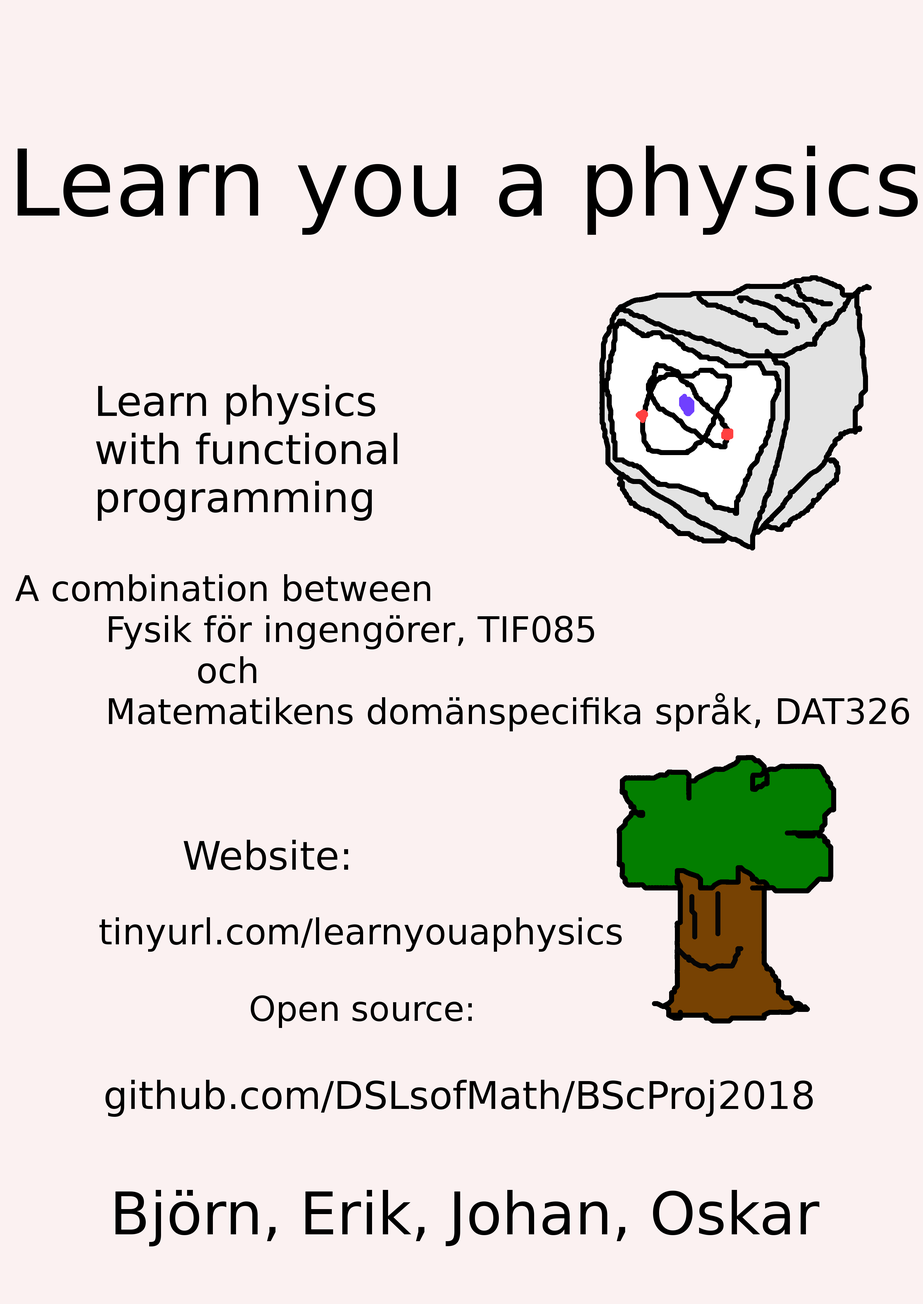
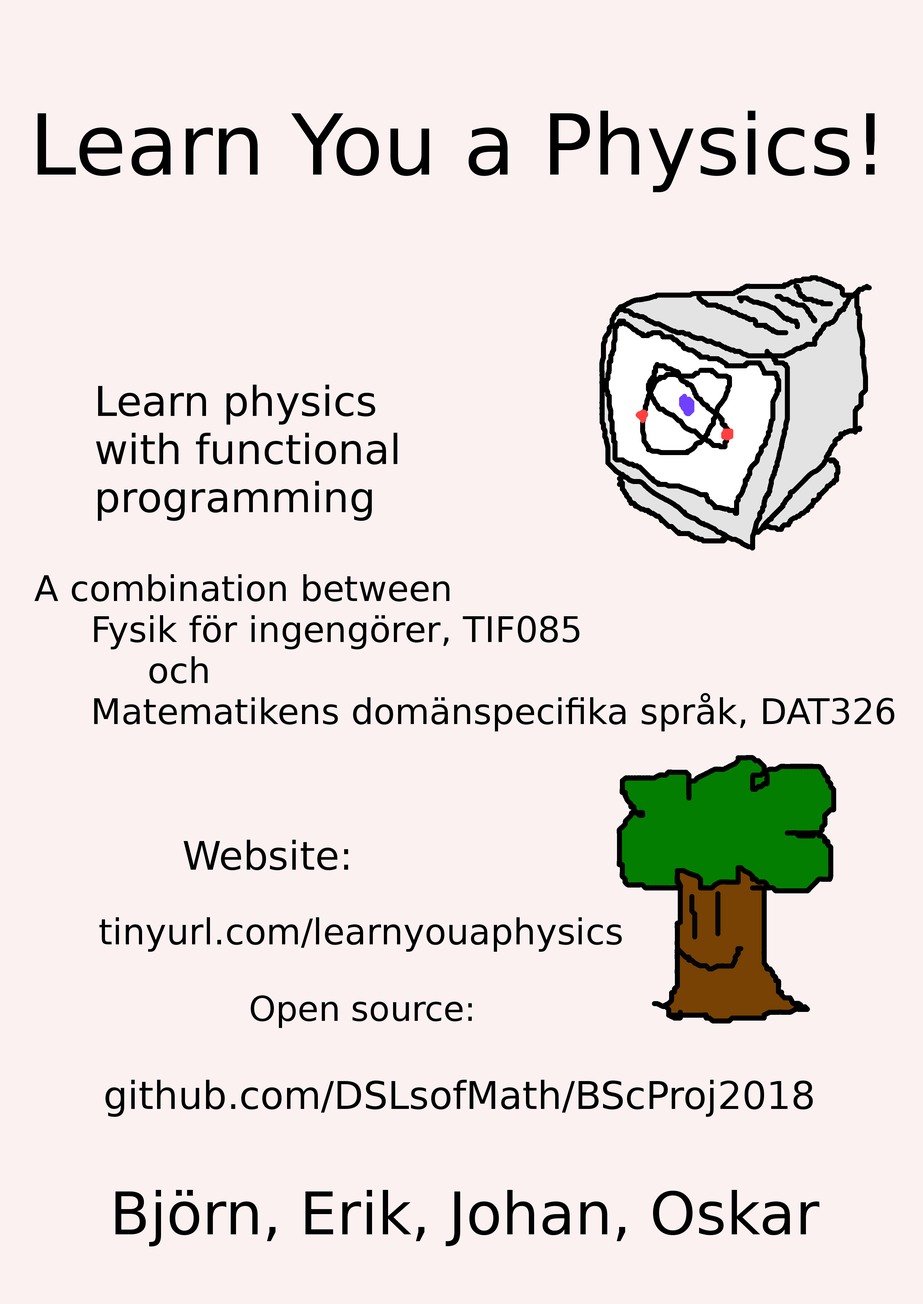
Layers edited between the first and the second 923 x 1304 image:
painted on "A combination between ..." over [15, 574, 909, 732]
renamed "Learn you a physics" to "Learn You a Physics!", painted on it over [17, 110, 918, 235]
